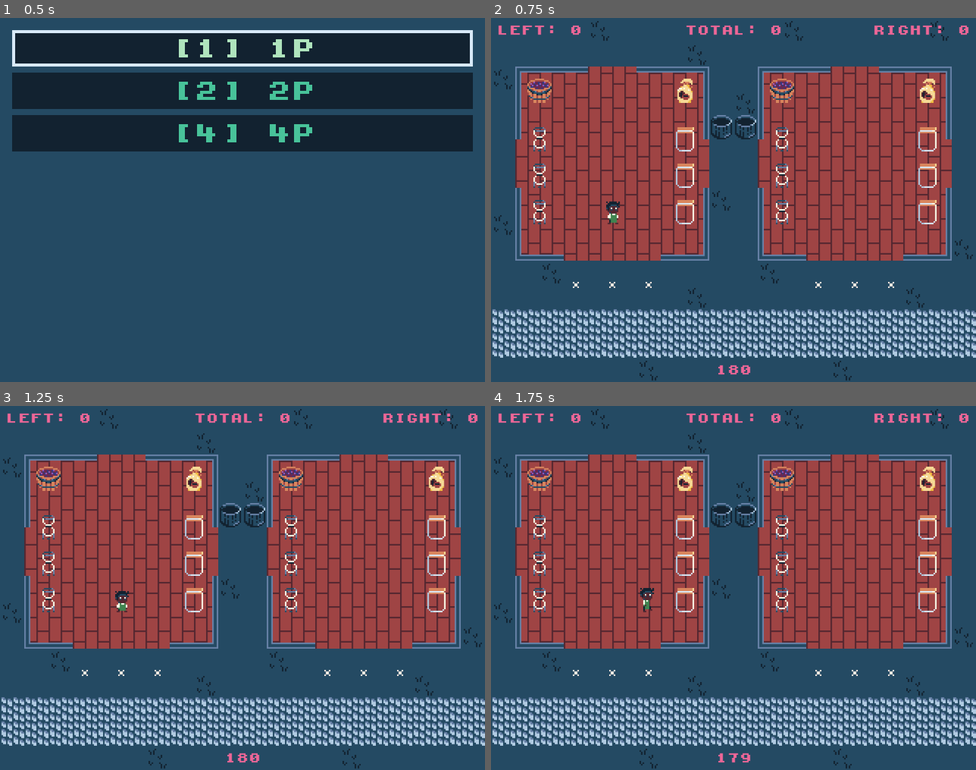
Above: before the commit, frames 1-4 (two rows, left to right).
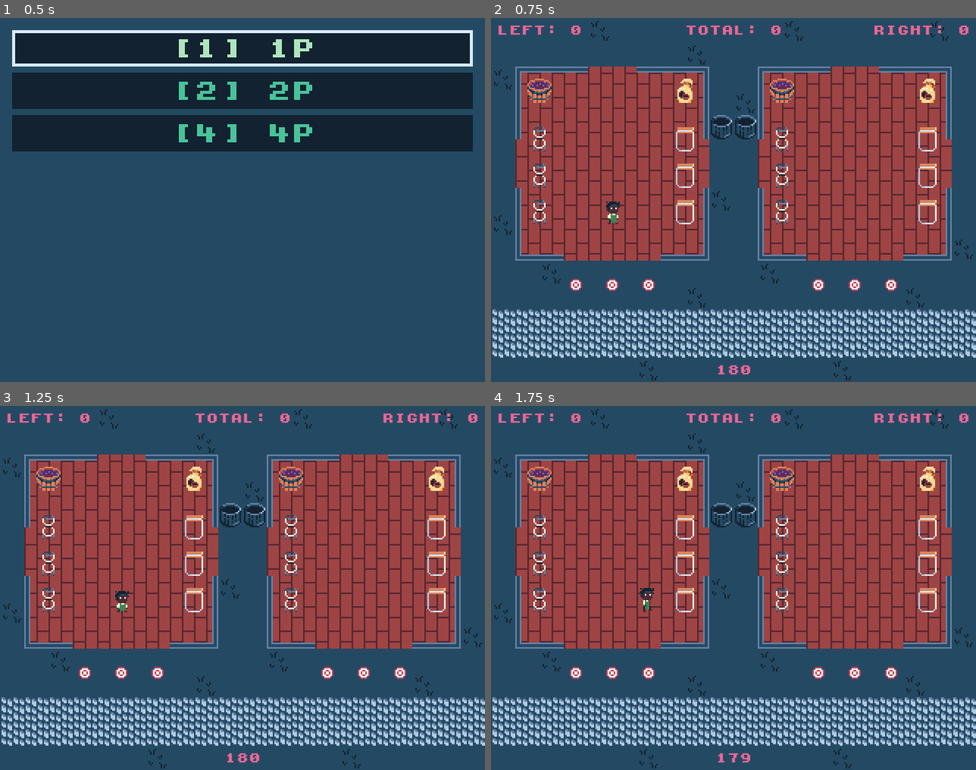
Above: after the commit, the same moments.

Repository: nikolawhallon/over-brewed
Game: Godot game, scene res://scenes/app.tscn
The game is run twice, just before and just after one commit, with the same random seed, the same clock (stepped at 60 frames per second) and the same inputs.
Inputs (mouse positions are in pixels of both pictures, inside the frame that each line leads up to):
- Up to frame 1 (0.5 s): no input
- Up to frame 2 (0.75 s): click "[1] 1P" at 0.5 s
- Up to frame 3 (1.25 s): no input
- Up to frame 4 (1.75 s): tap Enter at 1.25 s; move the mouse to (840, 569) at 1.27 s; hold Right from 1.28 s (still down); tap 4 (four_player) at 1.35 s; click (840, 569) at 1.42 s

Frame 1 is identical in both runs. In frame 2, 0.4% of the frame differs, in the area x 16-84%, y 71-75%; in frame 3, 0.4%; in frame 4, 0.4%.

Commit message:
added basic sound effects

Diff:
--- a/project.godot
+++ b/project.godot
@@ -18,6 +18,7 @@
 [autoload]
 
 NodeUtils="*uid://dlwa6205ehpop"
+Sfx="*uid://uoktgafoth7w"
 
 [display]
 
--- a/scenes/barista.gd
+++ b/scenes/barista.gd
@@ -178,3 +178,15 @@
 			facing = "down"
 		if direction.y < 0 and abs(direction.y) > abs(direction.x):
 			facing = "up"
+
+func _on_animated_sprite_2d_animation_looped() -> void:
+	if not multiplayer.is_server():
+		return
+	if $AnimatedSprite2D.animation == "swat":
+		var arena = NodeUtils.get_first_ancestor_in_group_for_node(self, "Arena")
+		for peer in NodeUtils.get_first_ancestor_in_group_for_node(self, "App").get_peer_ids_for_match(arena.match_id):
+			if peer == 1:
+				continue
+			Sfx.announce_play_sfx.rpc_id(peer, "assets/sfx/sfx_swat.wav")
+
+		Sfx.announce_play_sfx("assets/sfx/sfx_swat.wav")
--- a/scenes/barista.tscn
+++ b/scenes/barista.tscn
@@ -9,11 +9,19 @@
 [ext_resource type="Texture2D" uid="uid://cp0hlk1y1p0y4" path="res://assets/waste/waste-1.png" id="4_jjuv8"]
 [ext_resource type="Texture2D" uid="uid://bcyfapbqex538" path="res://assets/barista/barista-move-2.png" id="4_k2txo"]
 [ext_resource type="Texture2D" uid="uid://bq4vw2xvlrvbq" path="res://assets/waste/waste-2.png" id="5_igatw"]
+[ext_resource type="Texture2D" uid="uid://c0vo1q3estsb" path="res://assets/waste/waste-3.png" id="6_d6d4y"]
 [ext_resource type="Texture2D" uid="uid://b61dvysd65q33" path="res://assets/wine/wine.png" id="6_m532l"]
 [ext_resource type="Texture2D" uid="uid://dmyl7412u34lq" path="res://assets/wine/grapes.png" id="6_oxob3"]
 [ext_resource type="PackedScene" uid="uid://crfcwsne50c0c" path="res://scenes/helpers/match_visibility.tscn" id="6_swm0g"]
+[ext_resource type="Texture2D" uid="uid://bqabqo8msvhi3" path="res://assets/waste/waste-4.png" id="7_sa6al"]
+[ext_resource type="Texture2D" uid="uid://dtschqh3m4g8o" path="res://assets/waste/waste-5.png" id="8_45guy"]
 [ext_resource type="Shader" uid="uid://vt1pivw4i50f" path="res://resources/barista.gdshader" id="8_oqf8k"]
+[ext_resource type="Texture2D" uid="uid://brsjrhes0scru" path="res://assets/waste/waste-6.png" id="9_6j7o4"]
+[ext_resource type="Texture2D" uid="uid://bj1j0lthmwd14" path="res://assets/waste/waste-7.png" id="10_hxua6"]
+[ext_resource type="Texture2D" uid="uid://cr0p5375rd1ac" path="res://assets/waste/waste-8.png" id="11_0nu0x"]
+[ext_resource type="Texture2D" uid="uid://bdwsg1e7fh15s" path="res://assets/waste/waste-9.png" id="12_ceyuv"]
 [ext_resource type="Texture2D" uid="uid://bvmxmeqve2wgj" path="res://assets/barista/barista-move-3.png" id="12_h6nyy"]
+[ext_resource type="Texture2D" uid="uid://da8js754x43l3" path="res://assets/waste/waste-10.png" id="13_ev8k6"]
 [ext_resource type="Texture2D" uid="uid://bs8re8ox85iw8" path="res://assets/barista/barista-move-4.png" id="13_oqf8k"]
 [ext_resource type="Texture2D" uid="uid://cdi8skgwd0q6h" path="res://assets/barista/barista-swat-1.png" id="14_2j2w1"]
 [ext_resource type="Texture2D" uid="uid://dtg4577gkyarc" path="res://assets/barista/barista-swat-2.png" id="15_g41b4"]
@@ -28,10 +36,34 @@
 }, {
 "duration": 1.0,
 "texture": ExtResource("5_igatw")
+}, {
+"duration": 1.0,
+"texture": ExtResource("6_d6d4y")
+}, {
+"duration": 1.0,
+"texture": ExtResource("7_sa6al")
+}, {
+"duration": 1.0,
+"texture": ExtResource("8_45guy")
+}, {
+"duration": 1.0,
+"texture": ExtResource("9_6j7o4")
+}, {
+"duration": 1.0,
+"texture": ExtResource("10_hxua6")
+}, {
+"duration": 1.0,
+"texture": ExtResource("11_0nu0x")
+}, {
+"duration": 1.0,
+"texture": ExtResource("12_ceyuv")
+}, {
+"duration": 1.0,
+"texture": ExtResource("13_ev8k6")
 }],
 "loop": true,
 "name": &"default",
-"speed": 5.0
+"speed": 10.0
 }]
 
 [sub_resource type="ShaderMaterial" id="ShaderMaterial_2j2w1"]
@@ -152,3 +184,5 @@
 replication_config = SubResource("SceneReplicationConfig_5fsgc")
 
 [node name="MatchVisibility" parent="." unique_id=459758655 instance=ExtResource("6_swm0g")]
+
+[connection signal="animation_looped" from="AnimatedSprite2D" to="." method="_on_animated_sprite_2d_animation_looped"]
--- a/scenes/bean_bag.gd
+++ b/scenes/bean_bag.gd
@@ -8,3 +8,11 @@
 	if body.is_in_group("Barista"):
 		if body.holding == "":
 			body.holding = "beans"
+
+			var arena = NodeUtils.get_first_ancestor_in_group_for_node(self, "Arena")
+			for peer in NodeUtils.get_first_ancestor_in_group_for_node(self, "App").get_peer_ids_for_match(arena.match_id):
+				if peer == 1:
+					continue
+				Sfx.announce_play_sfx.rpc_id(peer, "assets/sfx/sfx_beans.wav")
+
+			Sfx.announce_play_sfx("assets/sfx/sfx_beans.wav")
--- a/scenes/cafe.gd
+++ b/scenes/cafe.gd
@@ -36,3 +36,9 @@
 		newspaper.init($DeliverySpot.global_position)
 		newspaper.z_index = -1
 		arena.get_node("Replicated").call_deferred("add_child", newspaper, true)
+		for peer in NodeUtils.get_first_ancestor_in_group_for_node(self, "App").get_peer_ids_for_match(arena.match_id):
+			if peer == 1:
+				continue
+			Sfx.announce_play_sfx.rpc_id(peer, "assets/sfx/sfx_beans.wav")
+
+		Sfx.announce_play_sfx("assets/sfx/sfx_beans.wav")
--- a/scenes/cafe.tscn
+++ b/scenes/cafe.tscn
@@ -63,12 +63,15 @@
 tile_set = SubResource("TileSet_un8g3")
 
 [node name="Slot1" parent="." unique_id=956566724 instance=ExtResource("1_0dv7p")]
+z_index = -1
 position = Vector2(-24, 48)
 
 [node name="Slot2" parent="." unique_id=188102306 instance=ExtResource("1_0dv7p")]
+z_index = -1
 position = Vector2(0, 48)
 
 [node name="Slot3" parent="." unique_id=1396646440 instance=ExtResource("1_0dv7p")]
+z_index = -1
 position = Vector2(24, 48)
 
 [node name="BeanBag" parent="." unique_id=1164690060 instance=ExtResource("3_de0wi")]
--- a/scenes/comporton.gd
+++ b/scenes/comporton.gd
@@ -8,3 +8,11 @@
 	if body.is_in_group("Barista"):
 		if body.holding == "":
 			body.holding = "grapes"
+
+			var arena = NodeUtils.get_first_ancestor_in_group_for_node(self, "Arena")
+			for peer in NodeUtils.get_first_ancestor_in_group_for_node(self, "App").get_peer_ids_for_match(arena.match_id):
+				if peer == 1:
+					continue
+				Sfx.announce_play_sfx.rpc_id(peer, "assets/sfx/sfx_grapes.wav")
+
+			Sfx.announce_play_sfx("assets/sfx/sfx_grapes.wav")
--- a/scenes/customer.gd
+++ b/scenes/customer.gd
@@ -99,6 +99,13 @@
 			cafe.release_slot(self.get_path())
 			target = get_opposite_spawn_area_random_position()
 			state = State.LEAVING
+			var arena = NodeUtils.get_first_ancestor_in_group_for_node(self, "Arena")
+			for peer in NodeUtils.get_first_ancestor_in_group_for_node(self, "App").get_peer_ids_for_match(arena.match_id):
+				if peer == 1:
+					continue
+				Sfx.announce_play_sfx.rpc_id(peer, "assets/sfx/sfx_served.wav")
+
+			Sfx.announce_play_sfx("assets/sfx/sfx_served.wav")
 	if state != State.LEAVING and body.is_in_group("Barista"):
 		if body.holding == "newspaper":
 			if state == State.WAITING:
@@ -107,6 +114,13 @@
 				cafe.release_slot(self.get_path())
 			target = get_opposite_spawn_area_random_position()
 			state = State.LEAVING
+			var arena = NodeUtils.get_first_ancestor_in_group_for_node(self, "Arena")
+			for peer in NodeUtils.get_first_ancestor_in_group_for_node(self, "App").get_peer_ids_for_match(arena.match_id):
+				if peer == 1:
+					continue
+				Sfx.announce_play_sfx.rpc_id(peer, "assets/sfx/sfx_hit.wav")
+
+			Sfx.announce_play_sfx("assets/sfx/sfx_hit.wav")
 
 	if state == State.COMMUTING and body.is_in_group("Barista"):
 		var arena = NodeUtils.get_first_ancestor_in_group_for_node(self, "Arena")
@@ -117,6 +131,12 @@
 			if new_target != null:
 				target = new_target
 				state = State.ENTERING
+				for peer in NodeUtils.get_first_ancestor_in_group_for_node(self, "App").get_peer_ids_for_match(arena.match_id):
+					if peer == 1:
+						continue
+					Sfx.announce_play_sfx.rpc_id(peer, "assets/sfx/sfx_invited.wav")
+
+				Sfx.announce_play_sfx("assets/sfx/sfx_invited.wav")
 		elif body.cafe == "right":
 			var cafe = arena.get_node("RightCafe")
 			cafe_path = cafe.get_path()
--- a/scenes/garbage_can.gd
+++ b/scenes/garbage_can.gd
@@ -6,4 +6,13 @@
 		return
 
 	if body.is_in_group("Barista"):
-		body.holding = ""
+		if body.holding != "":
+			body.holding = ""
+
+			var arena = NodeUtils.get_first_ancestor_in_group_for_node(self, "Arena")
+			for peer in NodeUtils.get_first_ancestor_in_group_for_node(self, "App").get_peer_ids_for_match(arena.match_id):
+				if peer == 1:
+					continue
+				Sfx.announce_play_sfx.rpc_id(peer, "assets/sfx/sfx_garbage_can.wav")
+
+			Sfx.announce_play_sfx("assets/sfx/sfx_garbage_can.wav")
--- /dev/null
+++ b/scenes/helpers/sfx.gd
@@ -0,0 +1,11 @@
+extends Node
+
+var player := AudioStreamPlayer.new()
+
+func _ready():
+	add_child(player)
+
+@rpc("any_peer", "call_local", "reliable")
+func announce_play_sfx(path: String) -> void:
+	player.stream = load(path)
+	player.play()
--- /dev/null
+++ b/scenes/helpers/sfx.tscn
@@ -0,0 +1,6 @@
+[gd_scene format=3 uid="uid://uoktgafoth7w"]
+
+[ext_resource type="Script" uid="uid://cp2vvenwf4svk" path="res://scenes/helpers/sfx.gd" id="1_2elj7"]
+
+[node name="Sfx" type="Node" unique_id=979925131]
+script = ExtResource("1_2elj7")
--- a/scenes/newspaper.gd
+++ b/scenes/newspaper.gd
@@ -11,4 +11,11 @@
 	if body.is_in_group("Barista"):
 		if body.holding == "":
 			body.holding = "newspaper"
+			var arena = NodeUtils.get_first_ancestor_in_group_for_node(self, "Arena")
+			for peer in NodeUtils.get_first_ancestor_in_group_for_node(self, "App").get_peer_ids_for_match(arena.match_id):
+				if peer == 1:
+					continue
+				Sfx.announce_play_sfx.rpc_id(peer, "assets/sfx/sfx_swat.wav")
+
+			Sfx.announce_play_sfx("assets/sfx/sfx_swat.wav")
 			call_deferred("queue_free")
--- a/scenes/vacuum_brew.gd
+++ b/scenes/vacuum_brew.gd
@@ -40,13 +40,34 @@
 		if state == State.EMPTY and body.holding == "beans":
 			state = State.BREWING
 			body.holding = ""
+			var arena = NodeUtils.get_first_ancestor_in_group_for_node(self, "Arena")
+			for peer in NodeUtils.get_first_ancestor_in_group_for_node(self, "App").get_peer_ids_for_match(arena.match_id):
+				if peer == 1:
+					continue
+				Sfx.announce_play_sfx.rpc_id(peer, "assets/sfx/sfx_brew.wav")
+
+			Sfx.announce_play_sfx("assets/sfx/sfx_brew.wav")
 		if state == State.BREWED and body.holding == "":
 			state = State.EMPTY
 			$BurnTimer.stop()
 			body.holding = "coffee"
+			var arena = NodeUtils.get_first_ancestor_in_group_for_node(self, "Arena")
+			for peer in NodeUtils.get_first_ancestor_in_group_for_node(self, "App").get_peer_ids_for_match(arena.match_id):
+				if peer == 1:
+					continue
+				Sfx.announce_play_sfx.rpc_id(peer, "assets/sfx/sfx_coffee.wav")
+
+			Sfx.announce_play_sfx("assets/sfx/sfx_coffee.wav")
 		if state == State.BURNT and body.holding == "":
 			state = State.EMPTY
 			body.holding = "waste"
+			var arena = NodeUtils.get_first_ancestor_in_group_for_node(self, "Arena")
+			for peer in NodeUtils.get_first_ancestor_in_group_for_node(self, "App").get_peer_ids_for_match(arena.match_id):
+				if peer == 1:
+					continue
+				Sfx.announce_play_sfx.rpc_id(peer, "assets/sfx/sfx_waste.wav")
+
+			Sfx.announce_play_sfx("assets/sfx/sfx_waste.wav")
 
 func _on_brew_timer_timeout() -> void:
 	if not multiplayer.is_server():
--- a/scenes/vat.gd
+++ b/scenes/vat.gd
@@ -40,13 +40,35 @@
 		if state == State.EMPTY and body.holding == "grapes":
 			state = State.BREWING
 			body.holding = ""
+			var arena = NodeUtils.get_first_ancestor_in_group_for_node(self, "Arena")
+			for peer in NodeUtils.get_first_ancestor_in_group_for_node(self, "App").get_peer_ids_for_match(arena.match_id):
+				if peer == 1:
+					continue
+				Sfx.announce_play_sfx.rpc_id(peer, "assets/sfx/sfx_brew.wav")
+
+			Sfx.announce_play_sfx("assets/sfx/sfx_brew.wav")
 		if state == State.BREWED and body.holding == "":
 			state = State.EMPTY
 			$SpoilTimer.stop()
 			body.holding = "wine"
+			var arena = NodeUtils.get_first_ancestor_in_group_for_node(self, "Arena")
+			for peer in NodeUtils.get_first_ancestor_in_group_for_node(self, "App").get_peer_ids_for_match(arena.match_id):
+				if peer == 1:
+					continue
+				Sfx.announce_play_sfx.rpc_id(peer, "assets/sfx/sfx_wine.wav")
+
+			Sfx.announce_play_sfx("assets/sfx/sfx_wine.wav")
 		if state == State.SPOILED and body.holding == "":
 			state = State.EMPTY
 			body.holding = "waste"
+			var arena = NodeUtils.get_first_ancestor_in_group_for_node(self, "Arena")
+			for peer in NodeUtils.get_first_ancestor_in_group_for_node(self, "App").get_peer_ids_for_match(arena.match_id):
+				if peer == 1:
+					continue
+				Sfx.announce_play_sfx.rpc_id(peer, "assets/sfx/sfx_waste.wav")
+
+			Sfx.announce_play_sfx("assets/sfx/sfx_waste.wav")
+
 
 func _on_brew_timer_timeout() -> void:
 	if not multiplayer.is_server():
Not shown, added: assets/sfx/sfx_beans.wav.import
Not shown, added: assets/sfx/sfx_brew.wav.import
Not shown, added: assets/sfx/sfx_coffee.wav.import
Not shown, added: assets/sfx/sfx_garbage_can.wav.import
Not shown, added: assets/sfx/sfx_grapes.wav.import
Not shown, added: assets/sfx/sfx_hit.wav.import
Not shown, added: assets/sfx/sfx_invited.wav.import
Not shown, added: assets/sfx/sfx_served.wav.import
Not shown, added: assets/sfx/sfx_swat.wav.import
Not shown, added: assets/sfx/sfx_waste.wav.import
Not shown, added: assets/sfx/sfx_wine.wav.import
Binary file changed: assets/slot.png
(and 30 more such lines)
